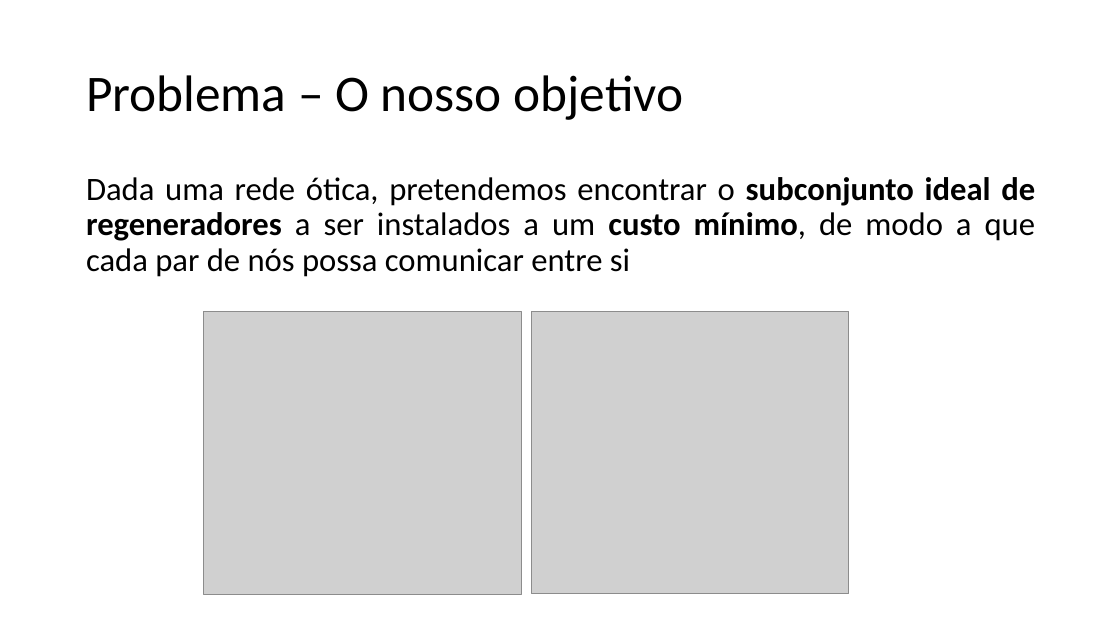
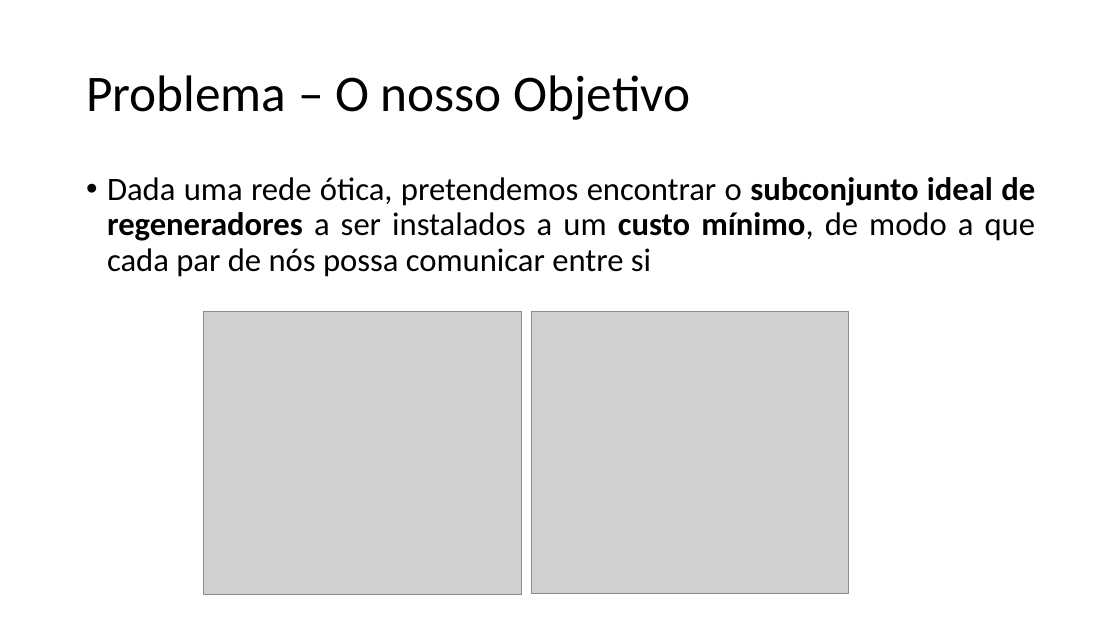
Before and after one commit to xQsme/RLP_Qt, a slide deck: slide 6 of powerpoint_defesa.pptx. Drawn at 1120x630 pixels with LibreOffice and Linux fonts; fonts in the diff are those of the drawing; grey boxes stand for pictures. Boxes give left, top, right and bottom in pixels: in the first picture for what was removed or moved away, otherwise in the second. Text is boxed around its words. In the diff, an @@ line names an element or a change of style, - is before the commit and + after.

Commit message:
update

```diff
--- a/powerpoint_defesa.pptx
+++ b/powerpoint_defesa.pptx
@@ title at (x1=86, y1=75, x2=691, y2=120): text changed @@
-Problema – O nosso objetivo
+Problema – O nosso Objetivo
@@ text "Dada uma rede ótica, pretendemos ..." at (x1=107, y1=177, x2=1035, y2=277): bullet none to • @@
```
Also in this commit, not shown: 1 other slide changed, 4 slides added.
